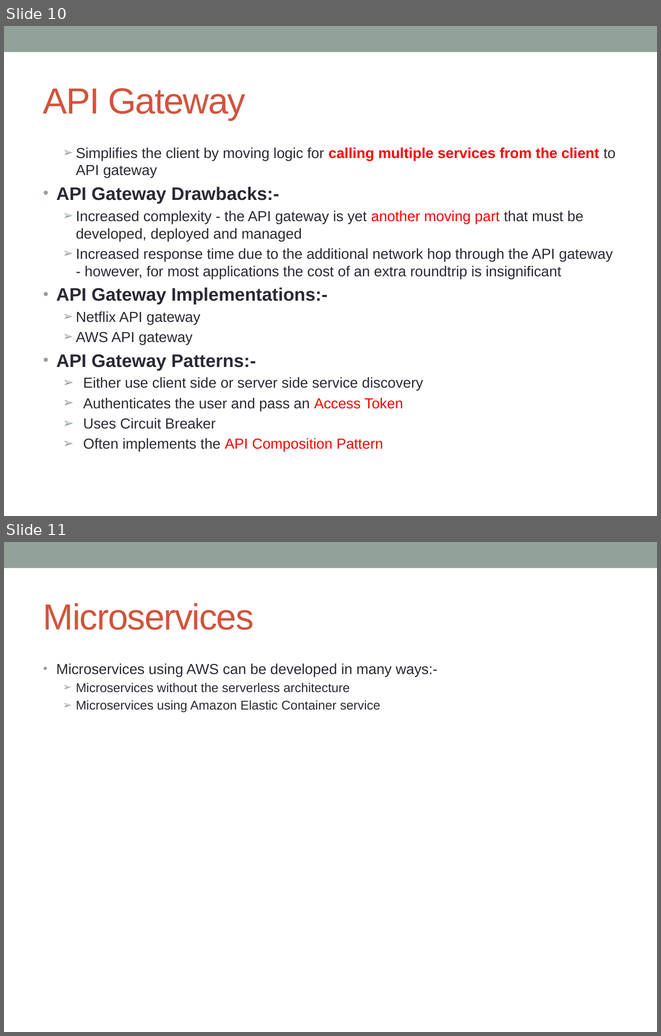
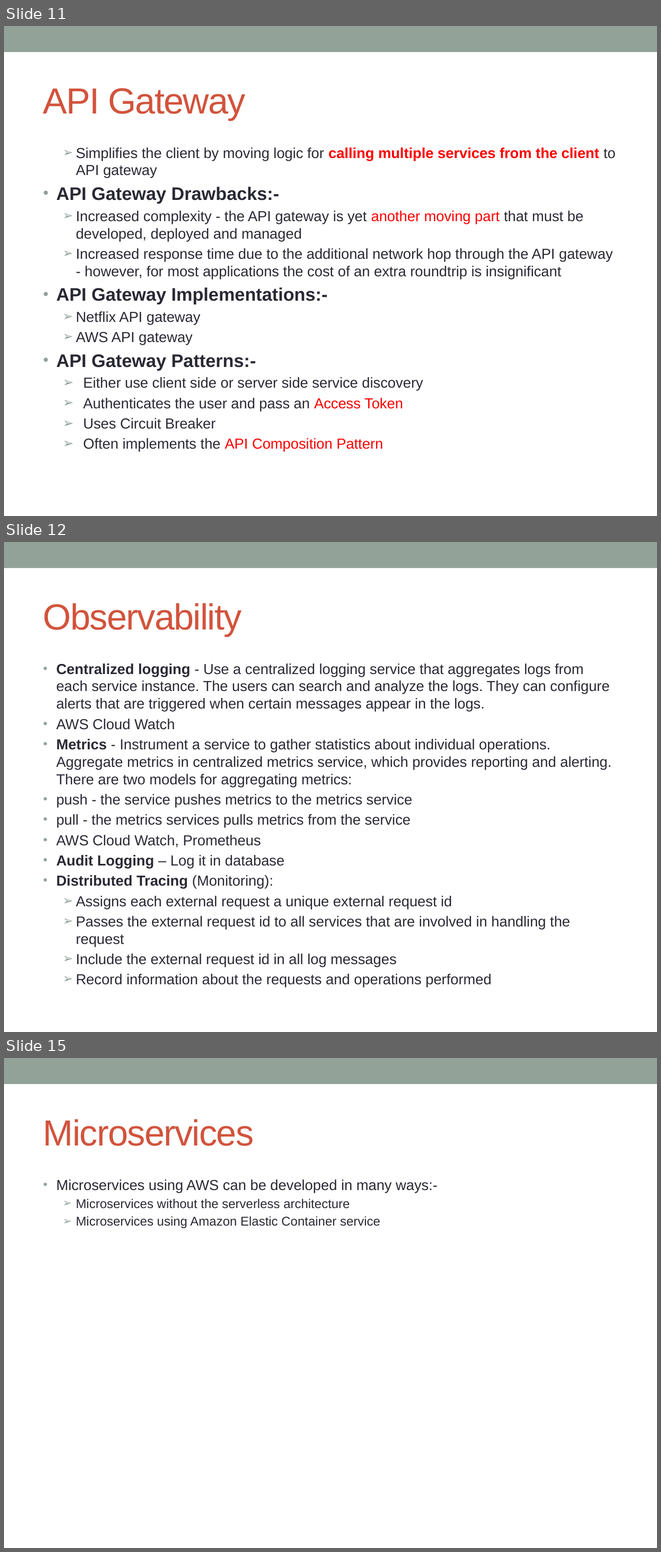
Before and after one commit to notionquest/ProjectDocumentation, a slide deck: Microservices_using_AWS.pptx. Shown one above the other, each under a label of ours: slides 10 and 11 before the commit, slides 11, 12 and 15 after it; the slides between them are not shown. The pictures are 661x1036 and 661x1552 pixels, drawn with LibreOffice and Linux fonts; fonts in the diff are those of the drawing. Boxes give left, top, right and bottom in pixels: in the first picture for what was removed or moved away, otherwise in the second. Text is boxed around its words. In the diff, an @@ line names an element or a change of style, - is before the commit and + after.

Commit message:
Monitoring and data management

```diff
--- a/Microservices_using_AWS.pptx
+++ b/Microservices_using_AWS.pptx
@@ slide 12 added at (x1=4, y1=542, x2=657, y2=1032), background #FFFFFF; not listed: 1 template element that a slide beside it also shows @@
@@ title added at (x1=43, y1=603, x2=242, y2=636), 40 pt, text #D2533C @@
+Observability
@@ text added at (x1=56, y1=663, x2=611, y2=987), 16 pt, text #292934 @@
+• Centralized logging - Use a centralized logging service that aggregates logs from each service instance. The users can search and analyze the logs. They can configure alerts that are triggered when certain messages appear in the logs.
+• AWS Cloud Watch
+• Metrics - Instrument a service to gather statistics about individual operations. Aggregate metrics in centralized metrics service, which provides reporting and alerting. There are two models for aggregating metrics:
+• push - the service pushes metrics to the metrics service
+• pull - the metrics services pulls metrics from the service
+• AWS Cloud Watch, Prometheus
+• Audit Logging – Log it in database
+• Distributed Tracing (Monitoring):
+  ➢ Assigns each external request a unique external request id
+  ➢ Passes the external request id to all services that are involved in handling the request
+  ➢ Include the external request id in all log messages
+  ➢ Record information about the requests and operations performed
@@ what was slide 10 is now slide 11 @@
@@ what was slide 11 is now slide 15 @@
```
Also in this commit, not shown: 3 other slides added.
